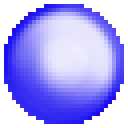
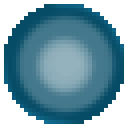
Comparing the layer stacks of the two 128 x 128 images. Changes:
painted on "Layer 0 copy" over [4, 4, 124, 124]
